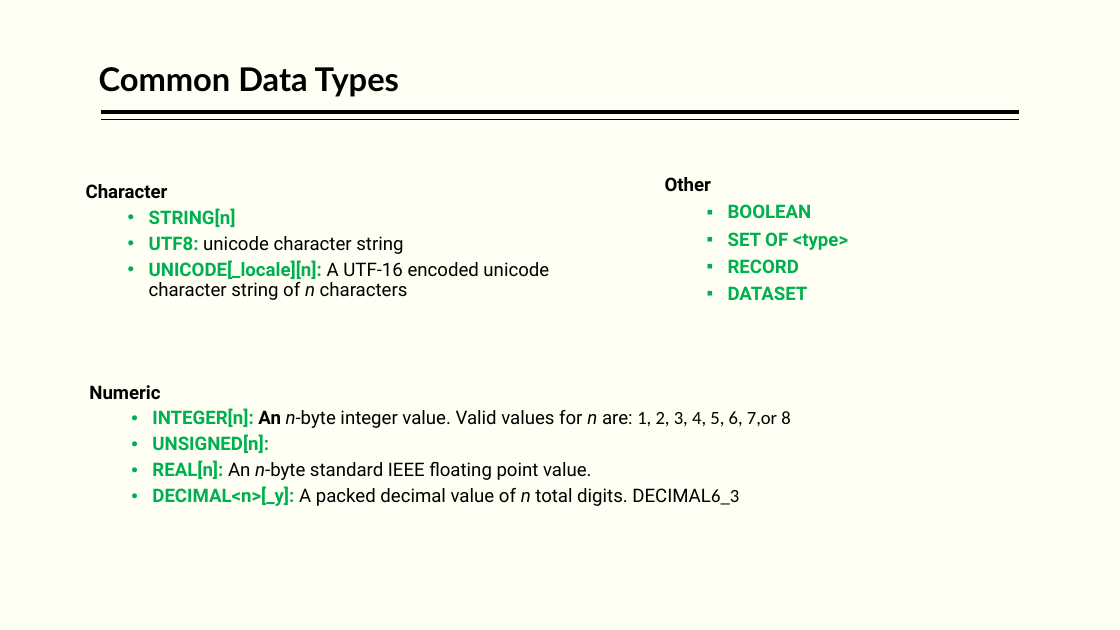
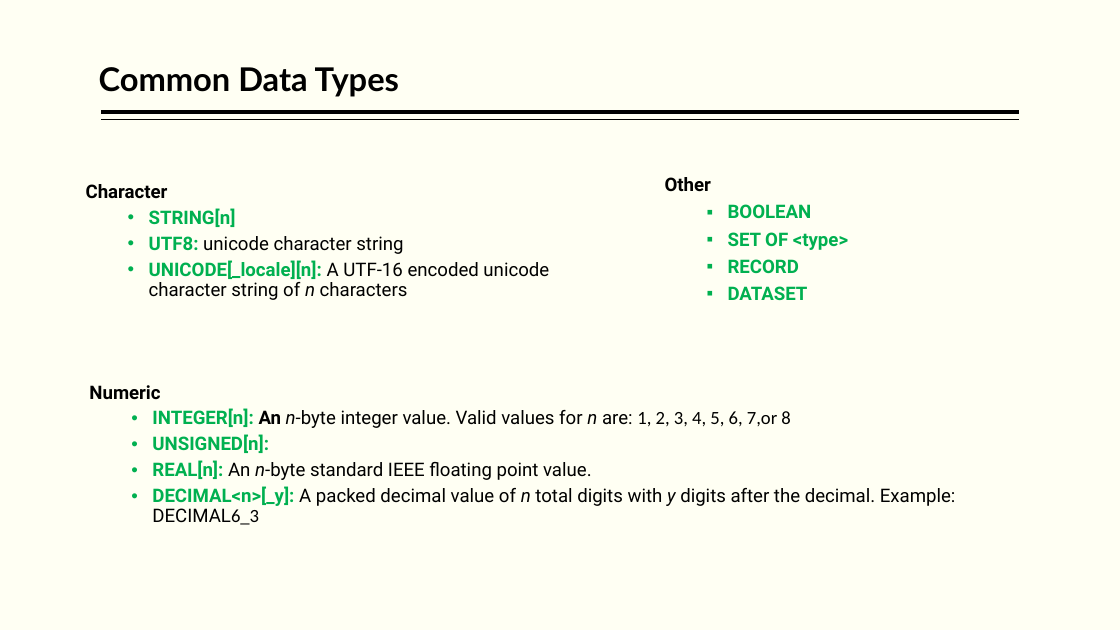
Before and after one commit to hpccsystems-solutions-lab/NCF-2021, a slide deck: slide 29 of BigData-ECL-NCF-2021.pptx. Drawn at 1120x630 pixels with LibreOffice and Linux fonts; fonts in the diff are those of the drawing. Boxes give left, top, right and bottom in pixels: in the first picture for what was removed or moved away, otherwise in the second. Text is boxed around its words. In the diff, an @@ line names an element or a change of style, - is before the commit and + after.

Commit message:
Typo corrections

```diff
--- a/BigData-ECL-NCF-2021.pptx
+++ b/BigData-ECL-NCF-2021.pptx
@@ text at (152,486,956,525): text changed @@
-    • DECIMAL<n>[_y]: A packed decimal value of n total digits. DECIMAL6_3
+    • DECIMAL<n>[_y]: A packed decimal value of n total digits with y digits after the decimal. Example: DECIMAL6_3
```
Also in this commit, not shown: 6 other slides changed.
